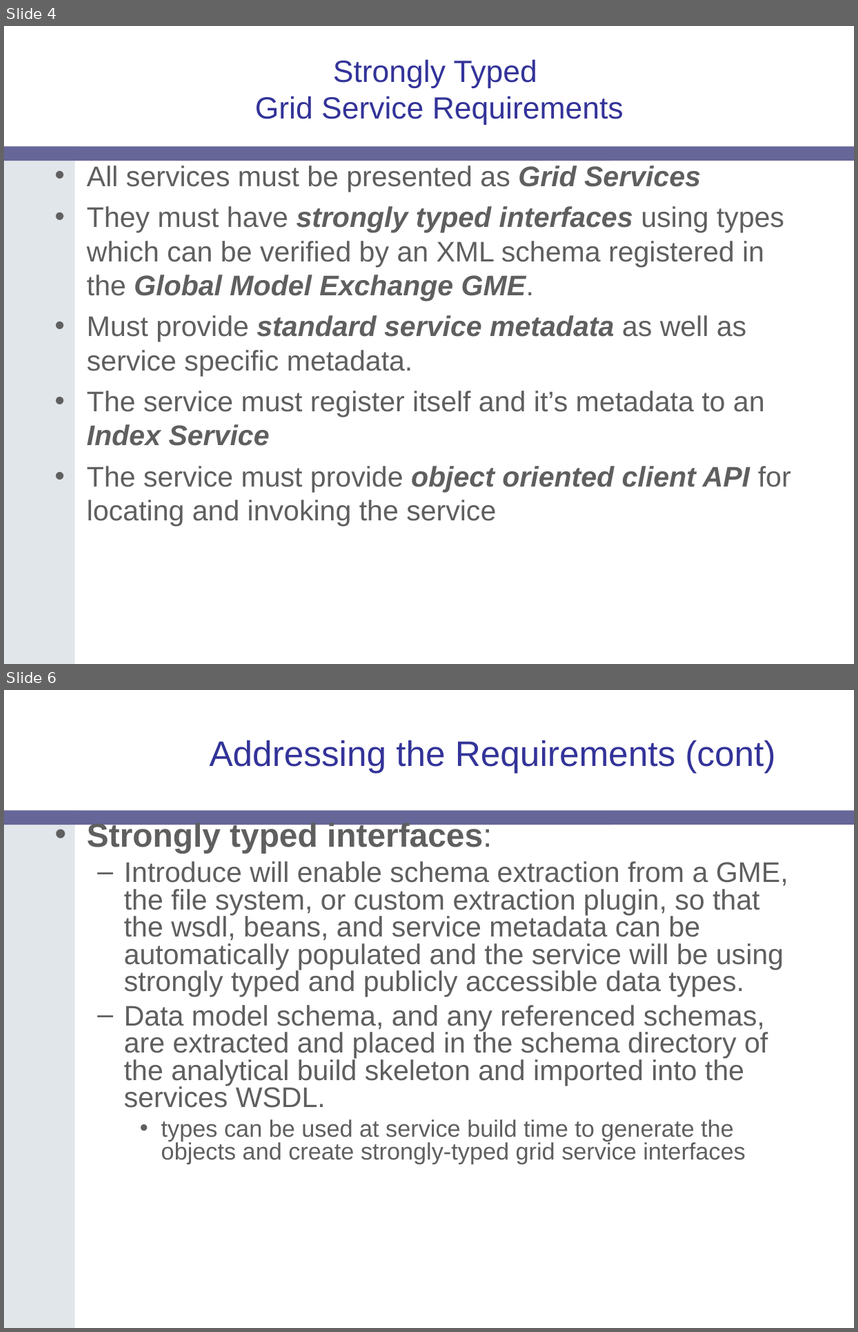
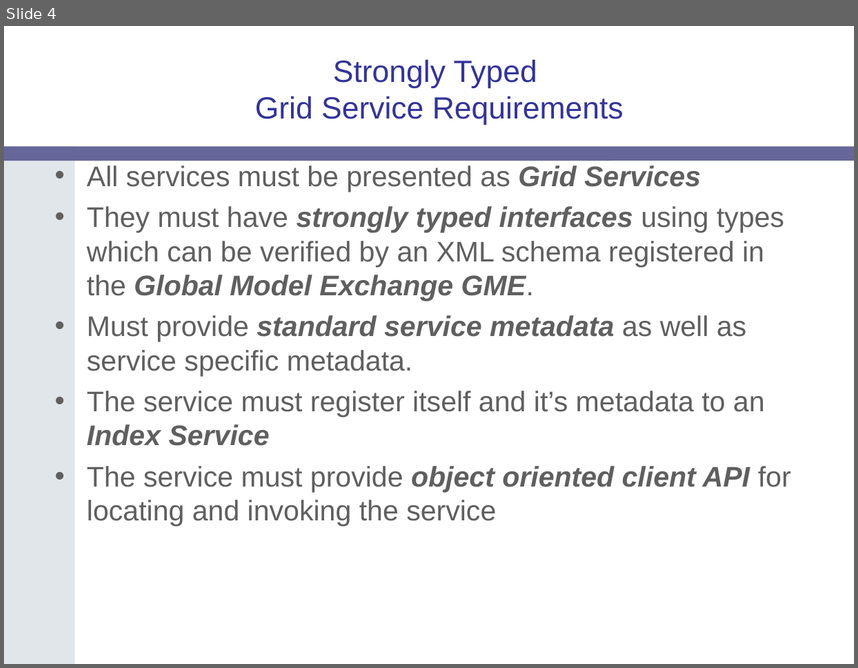
Before and after one commit to NCIP/cagrid-portal, a slide deck: cagrid-1-0/Documentation/presentations/introduce/gridWorld-2006-Introduce.ppt. Shown one above the other, each under a label of ours: slides 4 and 6 before the commit, slide 4 after it; the slides between them are not shown. The pictures are 858x1332 and 858x668 pixels, drawn with LibreOffice and Linux fonts; fonts in the diff are those of the drawing; background and template pictures are left out. Boxes give left, top, right and bottom in pixels: in the first picture for what was removed or moved away, otherwise in the second. Text is boxed around its words. In the diff, an @@ line names an element or a change of style, - is before the commit and + after.

```diff
--- a/cagrid-1-0/Documentation/presentations/introduce/gridWorld-2006-Introduce.ppt
+++ b/cagrid-1-0/Documentation/presentations/introduce/gridWorld-2006-Introduce.ppt
@@ slide 6 removed at bbox=[4, 690, 854, 1328], background #FFFFFF; not listed: 2 template elements that a slide beside it also shows @@
@@ title removed at bbox=[210, 740, 775, 773] @@
-Addressing the Requirements (cont)
@@ text removed at bbox=[87, 821, 789, 1163] @@
-• Strongly typed interfaces:
-  – Introduce will enable schema extraction from a GME, the file system, or custom extraction plugin, so that the wsdl, beans, and service metadata can be automatically populated and the service will be using strongly typed and publicly accessible data types.
-  – Data model schema, and any referenced schemas, are extracted and placed in the schema directory of the analytical build skeleton and imported into the services WSDL.
-    • types can be used at service build time to generate the objects and create strongly-typed grid service interfaces
```
Also in this commit, not shown: 11 slides changed, 3 slides added, 12 other slides removed.
